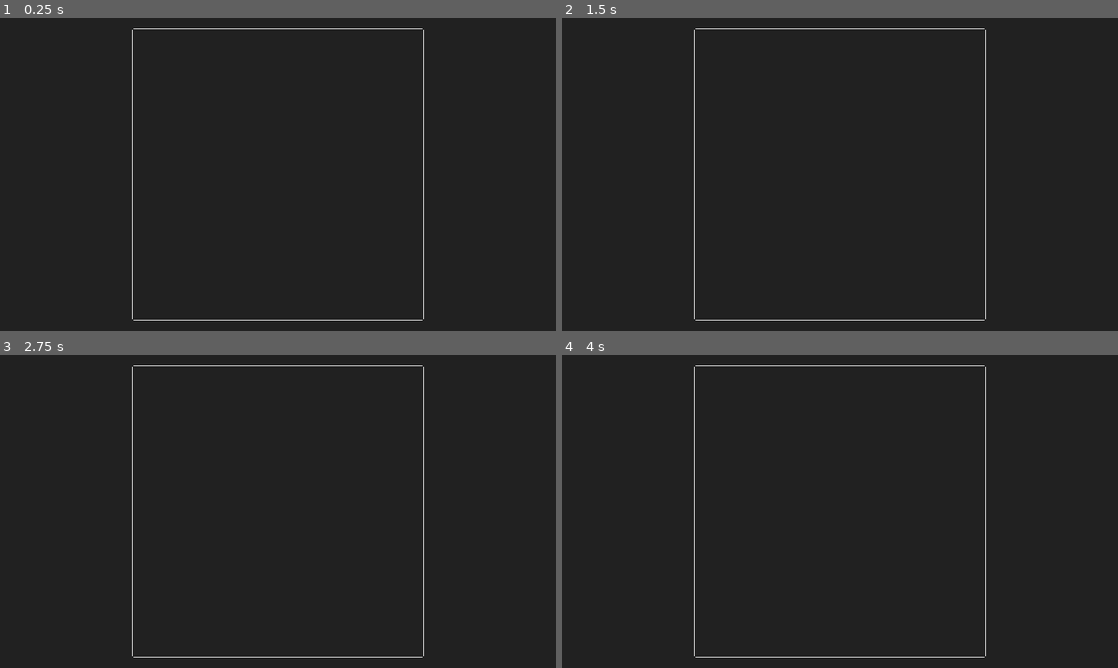
Above: before the commit, frames 1-4 (two rows, left to right).
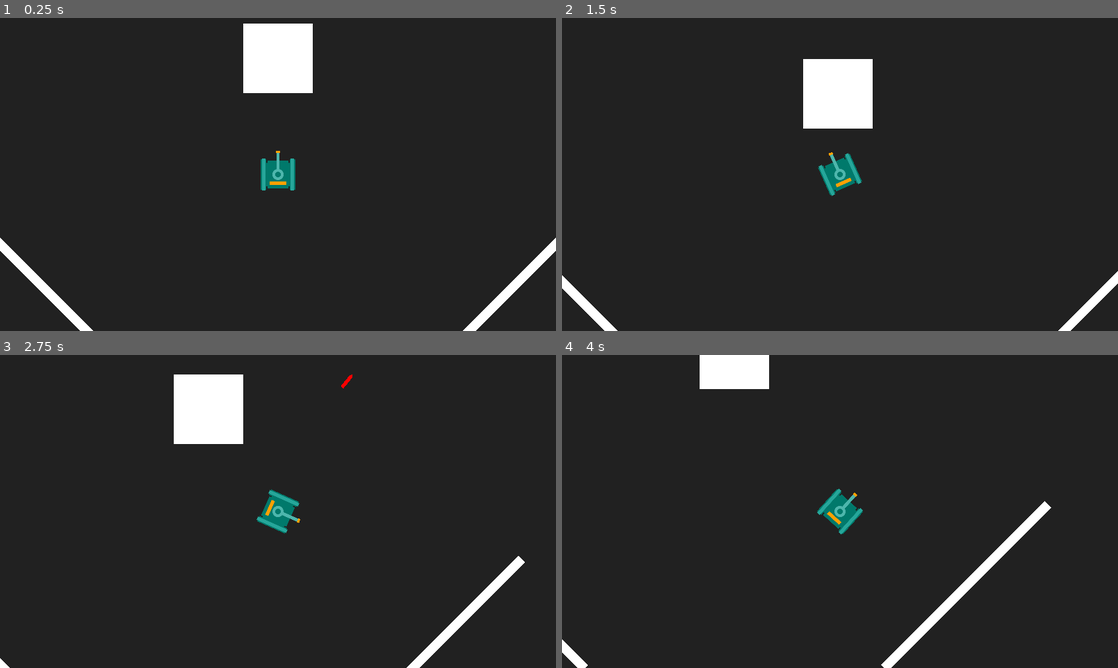
Above: after the commit, the same moments.

Repository: ashmeet28/battletanks
Game: Godot game, scene res://arena.tscn
Same seed, same stepped clock (60 frames per second), same inputs: the game is played once before the commit and once after it.
Inputs:
- Up to frame 1 (0.25 s): no input
- Up to frame 2 (1.5 s): tap Enter at 0.5 s; hold W (tank_move_forward, bound only after the commit) 0.53-1.28 s; hold Space (tank_fire, bound only after the commit) 0.53-1.28 s; tap A (tank_turn_anticlockwise, bound only after the commit) at 0.8, 1.35 s; hold S (tank_move_backwards, bound only after the commit) from 1.28 s (still down)
- Up to frame 3 (2.75 s): tap D (tank_turn_clockwise, bound only after the commit) at 1.55 s; release S (tank_move_backwards, bound only after the commit) at 2.03 s; hold W (tank_move_forward, bound only after the commit) from 2.03 s (still down); hold D (tank_turn_clockwise, bound only after the commit) from 2.03 s (still down); tap Space (tank_fire, bound only after the commit) at 2.3 s
- Up to frame 4 (4 s): release D (tank_turn_clockwise, bound only after the commit) at 2.78 s; tap Space (tank_fire, bound only after the commit) at 2.85 s; tap A (tank_turn_anticlockwise, bound only after the commit) at 3.05 s; release W (tank_move_forward, bound only after the commit) at 3.53 s; hold S (tank_move_backwards, bound only after the commit) from 3.53 s (still down); hold A (tank_turn_anticlockwise, bound only after the commit) from 3.53 s (still down); tap D (tank_turn_clockwise, bound only after the commit) at 3.8 s

The runs differ from the first frame. In frame 1, 5.1% of the frame differs, in the area x 0-100%, y 1-100%; in frame 2, 4.6%; in frame 3, 4.7%; in frame 4, 3.7%.

Commit message:
Using signals to shoot

Diff:
--- /dev/null
+++ b/arena.gd
@@ -0,0 +1,18 @@
+extends Node2D
+
+var next_tank_id:int = 1
+
+func _on_tank_shot_missile(missile_position, missile_rotation, tank_id):
+	var instance = preload("res://tank_missile.tscn").instantiate()
+	instance.position = missile_position
+	instance.rotation = missile_rotation
+	instance.owner_tank_id = tank_id
+	add_child(instance)
+
+func _ready():
+	var instance = preload("res://tank.tscn").instantiate()
+	instance.position = Vector2(0, 500)
+	instance.tank_id = next_tank_id
+	next_tank_id += 1
+	instance.tank_shot_missile.connect(_on_tank_shot_missile)
+	add_child(instance)
--- a/arena.tscn
+++ b/arena.tscn
@@ -1,13 +1,22 @@
-[gd_scene load_steps=3 format=3 uid="uid://bb2u5j3wdfwjo"]
+[gd_scene load_steps=6 format=3 uid="uid://bb2u5j3wdfwjo"]
 
+[ext_resource type="Script" path="res://arena.gd" id="1_midel"]
 [ext_resource type="Texture2D" uid="uid://be3ur7c5685av" path="res://white_square.svg" id="1_ug6ib"]
 
 [sub_resource type="RectangleShape2D" id="RectangleShape2D_xbn64"]
 size = Vector2(4000, 10)
 
+[sub_resource type="RectangleShape2D" id="RectangleShape2D_h60w5"]
+size = Vector2(1000, 40)
+
+[sub_resource type="RectangleShape2D" id="RectangleShape2D_3fmwe"]
+size = Vector2(300, 300)
+
 [node name="Arena" type="Node2D"]
+script = ExtResource("1_midel")
 
 [node name="Camera2D" type="Camera2D" parent="."]
+enabled = false
 zoom = Vector2(0.25, 0.25)
 
 [node name="Wall" type="StaticBody2D" parent="." groups=["walls"]]
@@ -51,3 +60,56 @@
 
 [node name="CollisionShape2D" type="CollisionShape2D" parent="Wall4"]
 shape = SubResource("RectangleShape2D_xbn64")
+
+[node name="InnerWall" type="StaticBody2D" parent="." groups=["walls"]]
+position = Vector2(1000, 1000)
+rotation = -0.785398
+
+[node name="Sprite2D" type="Sprite2D" parent="InnerWall"]
+scale = Vector2(10, 0.4)
+texture = ExtResource("1_ug6ib")
+
+[node name="CollisionShape2D" type="CollisionShape2D" parent="InnerWall"]
+shape = SubResource("RectangleShape2D_h60w5")
+
+[node name="InnerWall2" type="StaticBody2D" parent="." groups=["walls"]]
+position = Vector2(-1000, 1000)
+rotation = 0.785398
+
+[node name="Sprite2D" type="Sprite2D" parent="InnerWall2"]
+scale = Vector2(10, 0.4)
+texture = ExtResource("1_ug6ib")
+
+[node name="CollisionShape2D" type="CollisionShape2D" parent="InnerWall2"]
+shape = SubResource("RectangleShape2D_h60w5")
+
+[node name="InnerWall3" type="StaticBody2D" parent="." groups=["walls"]]
+position = Vector2(-1000, -1000)
+rotation = -0.785398
+
+[node name="Sprite2D" type="Sprite2D" parent="InnerWall3"]
+scale = Vector2(10, 0.4)
+texture = ExtResource("1_ug6ib")
+
+[node name="CollisionShape2D" type="CollisionShape2D" parent="InnerWall3"]
+shape = SubResource("RectangleShape2D_h60w5")
+
+[node name="InnerWall4" type="StaticBody2D" parent="." groups=["walls"]]
+position = Vector2(1000, -1000)
+rotation = 0.785398
+
+[node name="Sprite2D" type="Sprite2D" parent="InnerWall4"]
+scale = Vector2(10, 0.4)
+texture = ExtResource("1_ug6ib")
+
+[node name="CollisionShape2D" type="CollisionShape2D" parent="InnerWall4"]
+shape = SubResource("RectangleShape2D_h60w5")
+
+[node name="InnerBlock" type="StaticBody2D" parent="."]
+
+[node name="CollisionShape2D" type="CollisionShape2D" parent="InnerBlock"]
+shape = SubResource("RectangleShape2D_3fmwe")
+
+[node name="Sprite2D" type="Sprite2D" parent="InnerBlock"]
+scale = Vector2(3, 3)
+texture = ExtResource("1_ug6ib")
--- a/project.godot
+++ b/project.godot
@@ -22,6 +22,35 @@
 window/size/mode=3
 window/stretch/mode="canvas_items"
 
+[input]
+
+tank_move_forward={
+"deadzone": 0.5,
+"events": [Object(InputEventKey,"resource_local_to_scene":false,"resource_name":"","device":-1,"window_id":0,"alt_pressed":false,"shift_pressed":false,"ctrl_pressed":false,"meta_pressed":false,"pressed":false,"keycode":0,"physical_keycode":87,"key_label":0,"unicode":119,"echo":false,"script":null)
+]
+}
+tank_move_backwards={
+"deadzone": 0.5,
+"events": [Object(InputEventKey,"resource_local_to_scene":false,"resource_name":"","device":-1,"window_id":0,"alt_pressed":false,"shift_pressed":false,"ctrl_pressed":false,"meta_pressed":false,"pressed":false,"keycode":0,"physical_keycode":83,"key_label":0,"unicode":115,"echo":false,"script":null)
+]
+}
+tank_turn_clockwise={
+"deadzone": 0.5,
+"events": [Object(InputEventKey,"resource_local_to_scene":false,"resource_name":"","device":-1,"window_id":0,"alt_pressed":false,"shift_pressed":false,"ctrl_pressed":false,"meta_pressed":false,"pressed":false,"keycode":0,"physical_keycode":68,"key_label":0,"unicode":100,"echo":false,"script":null)
+]
+}
+tank_turn_anticlockwise={
+"deadzone": 0.5,
+"events": [Object(InputEventKey,"resource_local_to_scene":false,"resource_name":"","device":-1,"window_id":0,"alt_pressed":false,"shift_pressed":false,"ctrl_pressed":false,"meta_pressed":false,"pressed":false,"keycode":0,"physical_keycode":65,"key_label":0,"unicode":97,"echo":false,"script":null)
+]
+}
+tank_fire={
+"deadzone": 0.5,
+"events": [Object(InputEventKey,"resource_local_to_scene":false,"resource_name":"","device":-1,"window_id":0,"alt_pressed":false,"shift_pressed":false,"ctrl_pressed":false,"meta_pressed":false,"pressed":false,"keycode":0,"physical_keycode":32,"key_label":0,"unicode":32,"echo":false,"script":null)
+]
+}
+
 [rendering]
 
 environment/defaults/default_clear_color=Color(0.129412, 0.129412, 0.129412, 1)
+anti_aliasing/quality/msaa_2d=3
--- /dev/null
+++ b/tank.gd
@@ -0,0 +1,41 @@
+extends CharacterBody2D
+
+const MAX_SPEED:float = 500.0
+
+const TANK_COOLDOWN_TIME:int = 500
+var missile_last_fired:int = 0
+
+var tank_id:int
+var tank_life:int = 100
+var tank_damage_given:int = 0
+
+signal tank_shot_missile(missile_position, missile_rotation, tank_id)
+
+func _ready():
+	missile_last_fired = Time.get_ticks_msec()
+
+func _physics_process(delta):
+	velocity = Vector2.ZERO
+	if Input.is_action_pressed("tank_move_forward"):
+		velocity.y = -MAX_SPEED
+	if Input.is_action_pressed("tank_move_backwards"):
+		velocity.y = MAX_SPEED
+
+	if Input.is_action_pressed("tank_turn_clockwise"):
+		rotate(PI * delta)
+	if Input.is_action_pressed("tank_turn_anticlockwise"):
+		rotate(-(PI * delta))
+
+	velocity = velocity.rotated(rotation)
+
+
+	if Input.is_action_pressed("tank_fire"):
+		var curr_time = Time.get_ticks_msec()
+		if (curr_time > TANK_COOLDOWN_TIME + missile_last_fired):
+			missile_last_fired = curr_time
+			tank_shot_missile.emit(position + Vector2(0, -160).rotated(rotation), rotation, tank_id)
+
+	move_and_slide()
+
+	if tank_life <= 0:
+		queue_free()
--- a/tank.tscn
+++ b/tank.tscn
@@ -1,9 +1,11 @@
-[gd_scene load_steps=2 format=3 uid="uid://bv4l1h3g3a5r2"]
+[gd_scene load_steps=3 format=3 uid="uid://bv4l1h3g3a5r2"]
 
+[ext_resource type="Script" path="res://tank.gd" id="1_nvqc3"]
 [ext_resource type="Texture2D" uid="uid://cuy4n1yfc0alr" path="res://tank.svg" id="1_vw1a2"]
 
-[node name="Tank" type="CharacterBody2D"]
+[node name="Tank" type="CharacterBody2D" groups=["tanks"]]
 motion_mode = 1
+script = ExtResource("1_nvqc3")
 
 [node name="Sprite2D" type="Sprite2D" parent="."]
 position = Vector2(0, -16.25)
@@ -13,4 +15,4 @@
 polygon = PackedVector2Array(0, -103.25, 10, -103.25, 10, -70.25, 75, -70.25, 75, 70.75, -75, 70.75, -75, -70.25, -10, -70.25, -10, -103.25)
 
 [node name="Camera2D" type="Camera2D" parent="."]
-enabled = false
+zoom = Vector2(0.8, 0.8)
--- /dev/null
+++ b/tank_missile.gd
@@ -0,0 +1,18 @@
+extends Area2D
+
+const SPEED:float = 1500.0
+var is_collided_with_tank:bool = false
+var owner_tank_id:int
+
+func _physics_process(delta):
+	position += Vector2.UP.rotated(rotation) * (SPEED * delta)
+	if has_overlapping_bodies():
+		for b in get_overlapping_bodies():
+			if b.is_in_group("tanks") && !is_collided_with_tank:
+				b.tank_life -= 25
+				for t in get_tree().get_nodes_in_group("tanks"):
+					if t.tank_id == owner_tank_id:
+						t.tank_damage_given += 25
+						break
+				is_collided_with_tank = true
+		queue_free()
--- a/tank_missile.tscn
+++ b/tank_missile.tscn
@@ -1,8 +1,10 @@
-[gd_scene load_steps=2 format=3 uid="uid://uidd7rrcvmky"]
+[gd_scene load_steps=3 format=3 uid="uid://uidd7rrcvmky"]
 
+[ext_resource type="Script" path="res://tank_missile.gd" id="1_m2pvd"]
 [ext_resource type="Texture2D" uid="uid://gcokdi74a3yw" path="res://tank_missile.svg" id="1_syvv7"]
 
-[node name="TankMissile" type="Area2D"]
+[node name="TankMissile" type="Area2D" groups=["missiles"]]
+script = ExtResource("1_m2pvd")
 
 [node name="Sprite2D" type="Sprite2D" parent="."]
 texture = ExtResource("1_syvv7")
